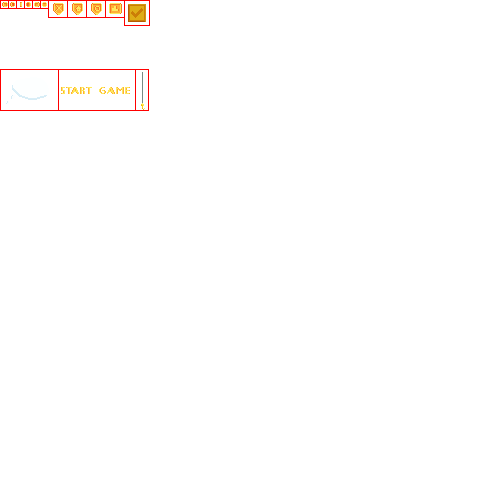
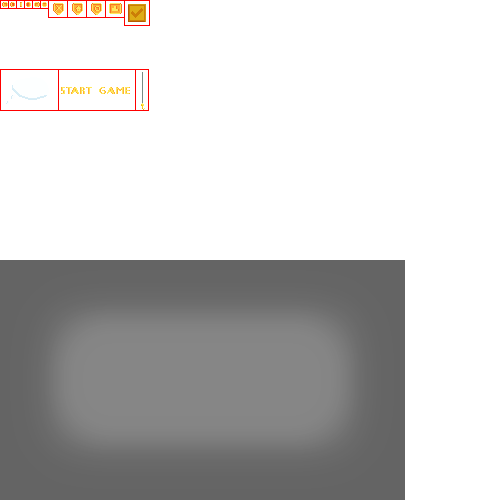
Two versions of the same layered image (500x500). Layer-by-layer changes:
added layer "Фон меню персонажей" (80%) above "Крючок" over left=0, top=260, right=405, bottom=500
